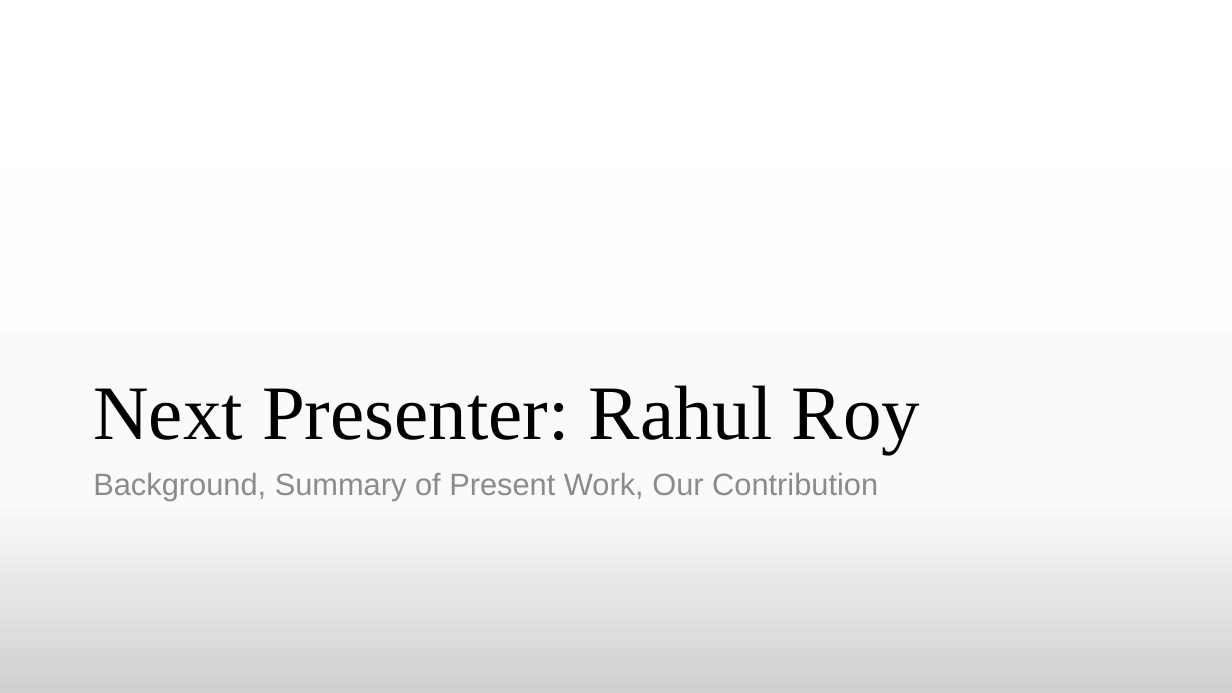
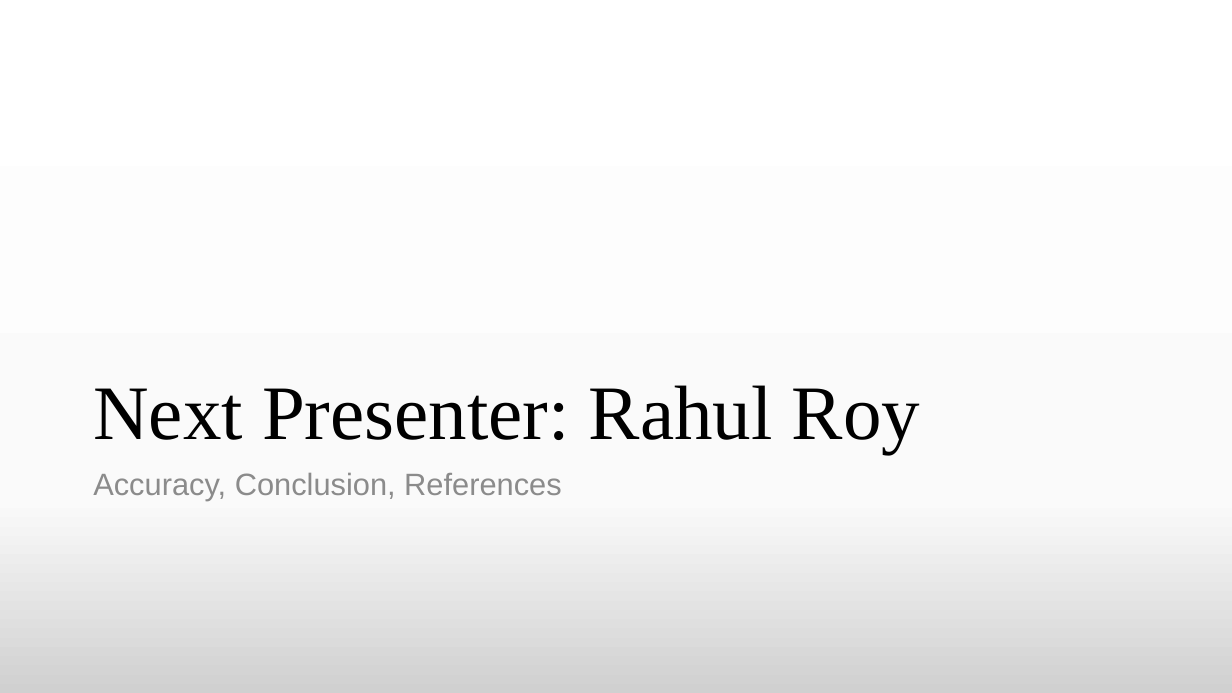
Before and after one commit to TheAnonymousMan/local-language-recognition-gcelt-class-2021, a slide deck: slide 25 of Documentation/4th Year Project Presentation.pptx (slide 7 before the commit). Drawn at 1232x693 pixels with LibreOffice and Linux fonts; fonts in the diff are those of the drawing. Boxes give left, top, right and bottom in pixels: in the first picture for what was removed or moved away, otherwise in the second. Text is boxed around its words. In the diff, an @@ line names an element or a change of style, - is before the commit and + after.

```diff
--- a/Documentation/4th Year Project Presentation.pptx
+++ b/Documentation/4th Year Project Presentation.pptx
@@ text at <box>93,473,562,500</box>: text changed @@
-Background, Summary of Present Work, Our Contribution
+Accuracy, Conclusion, References
```
Also in this commit, not shown: 4 other slides changed, 9 slides added, 3 other files.
